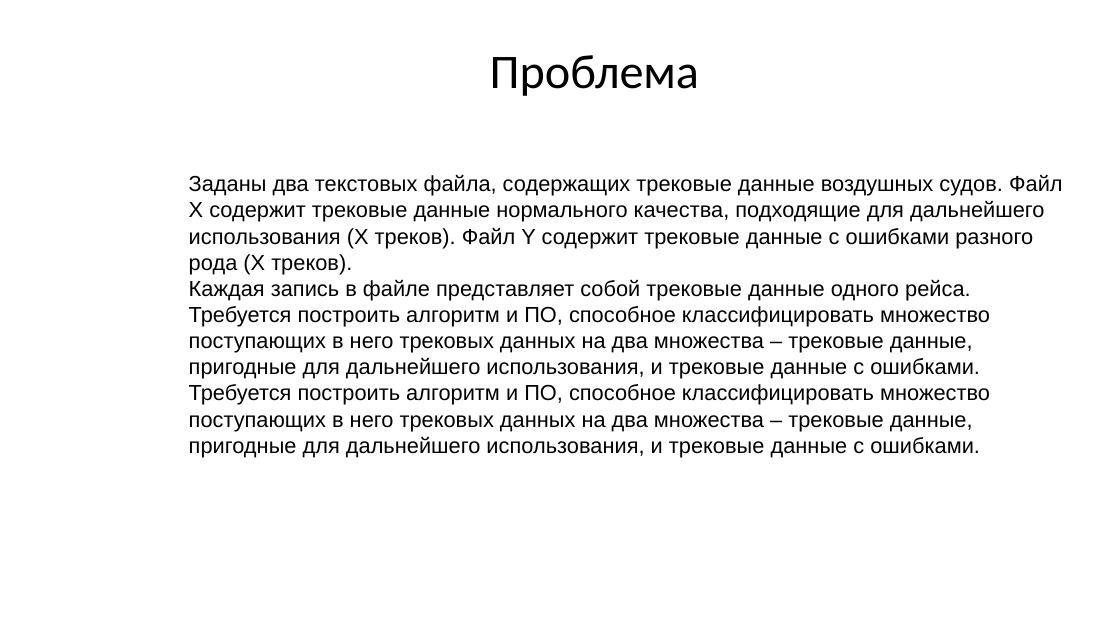
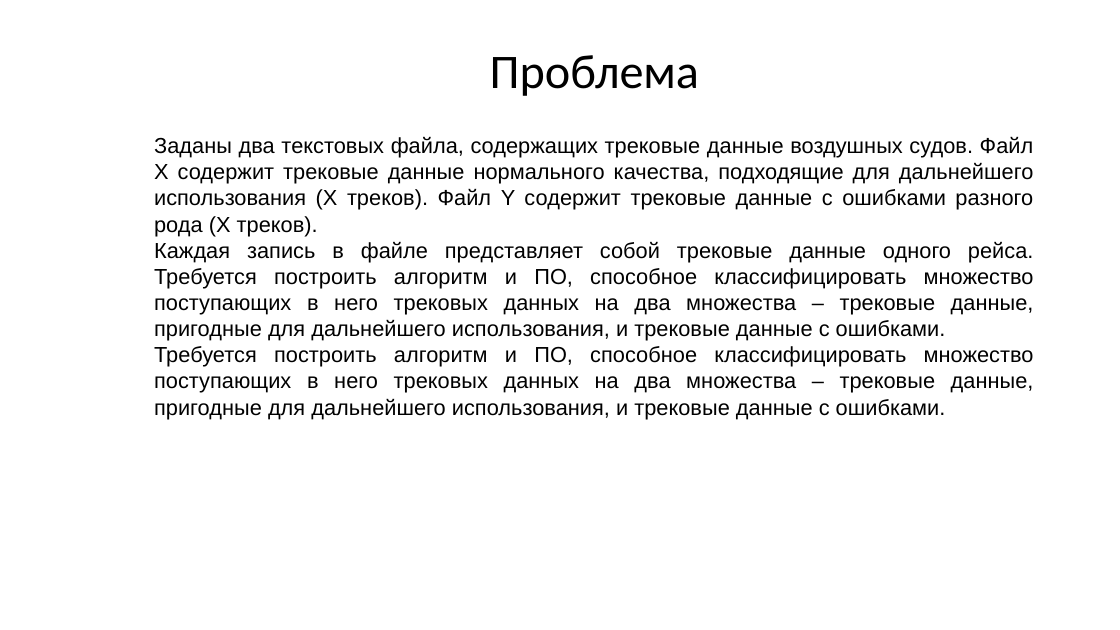
Before and after one commit to Rashad888/HackTask, a slide deck: slide 3 of Шаблон_Авиахакатон_2021.pptx. Drawn at 1120x630 pixels with LibreOffice and Linux fonts; fonts in the diff are those of the drawing; background and template pictures are left out. Boxes give left, top, right and bottom in pixels: in the first picture for what was removed or moved away, otherwise in the second. Text is boxed around its words. In the diff, an @@ line names an element or a change of style, - is before the commit and + after.

```diff
--- a/Шаблон_Авиахакатон_2021.pptx
+++ b/Шаблон_Авиахакатон_2021.pptx
@@ text "Заданы два текстовых файла, содержащих ...": place and size @@
-text "Заданы два текстовых файла, содержащих ..." at box(189, 174, 1063, 458)
+text "Заданы два текстовых файла, содержащих ..." at box(154, 136, 1034, 419)
@@ text "Заданы два текстовых файла, содержащих ..." at box(154, 136, 1034, 419): alignment left to justified @@
```
Also in this commit, not shown: 4 other slides changed, 1 slide removed, 1 other file.
